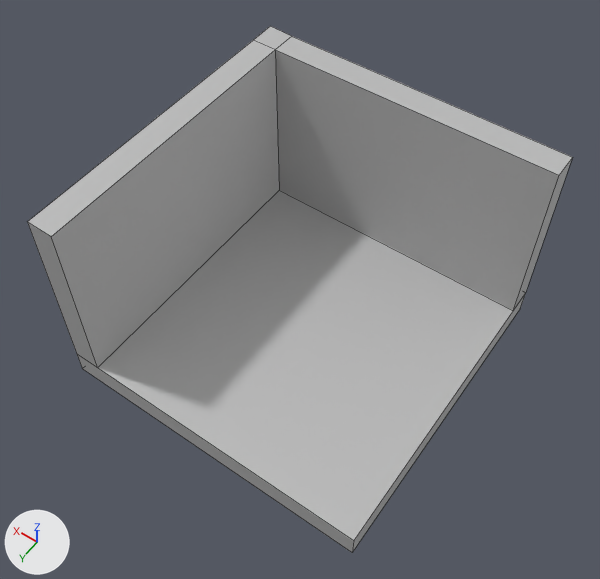
What one commit did to the FBX model Soul Searching/Assets/Mesh/Floors/Corners/BackLeftCorner.fbx.
Camera for both pictures: a 50 mm camera at (-2.58, 3.74, 6.43) aimed at (-0.02, 0.14, 0.78). Every picture has the same lights, and +X, +Y and +Z are marked at lower left. Mesh edges are drawn as thin lines. Where no turn or scale is listed for an object, it has been applied to the vertices.

The first picture shows 'Ground', 'Wall3'.
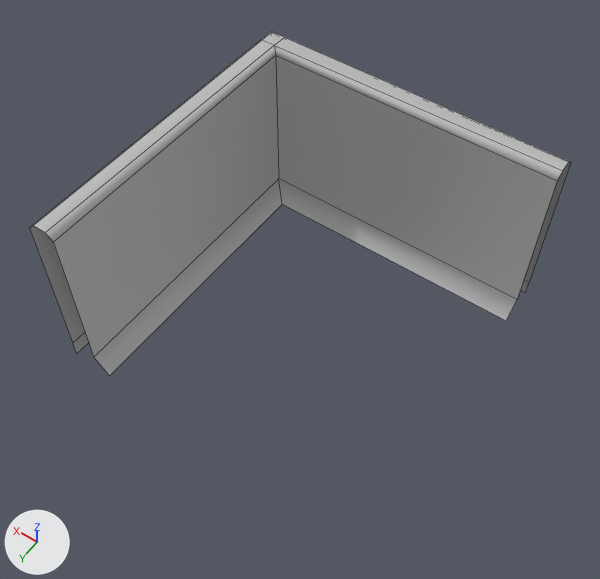
Location of each change, [x1, y1, x2, y2] in pixels of the pictures (600 x 579 px; the box of a moved part takes in the faces that stretch with it):
'Wall3', reshaped, turned: before [28, 26, 573, 368]; after [29, 32, 570, 376]
'Ground', deleted: before [77, 190, 525, 552]
part 1 of me_mesh_001, moved or reshaped: before [28, 26, 573, 368]; after [29, 32, 570, 376]

Patch to the scene script:
```diff
--- a/Soul Searching/Assets/Mesh/Floors/Corners/BackLeftCorner.fbx.py
+++ b/Soul Searching/Assets/Mesh/Floors/Corners/BackLeftCorner.fbx.py
@@ me_mesh_001 @@
 # used by ob_wall3; location = (0.0, 0.0, 1.007); rotation_euler = (1.571, 0.0, -1.571), in degrees (90, 0, -90); scale = (0.01, 0.01, 0.01)
-me_mesh_001.from_pydata(...)  # 16 vertices, 14 faces; spans x -150.0..150.0, y -88.0..88.0, z -150.0..150.0
+me_mesh_001.from_pydata(...)  # 32 vertices, 21 faces; spans x -150.0..150.0, y -88.0..88.0, z -150.0..150.0
+# me_mesh_001 part 1
+# 13 vertices are removed from x -150.0..150.0, y -88.0..88.0, z -150.0..150.0
+# 14 faces are deleted
+# 24 vertices are added at x -150.0..150.0, y -88.0..88.0, z -150.0..150.0
+# 5 new vertices lie (0.0, 0.0, 274.0) away from vertices in x 124.0..150.0, y -88.0..82.0, z -150.0
+# 21 new faces join them
+# me_mesh_001 part 2: the surface is now shaded smooth
 me_mesh_001.materials.append(mat_lambert2)
@@ ob_wall3 @@
 ob_wall3.location = (0.0, 0.0, 1.007)
-ob_wall3.rotation_euler = (1.571, 0.0, -1.571)  # degrees (90, 0, -90)
+ob_wall3.rotation_euler = (1.571, 0.0, 0.0)  # degrees (90, 0, 0)
 ob_wall3.scale = (0.01, 0.01, 0.01)
@@ ob_ground @@
-ob_ground = bpy.data.objects.new('Ground', me_mesh)
-ob_ground.location = (0.0, 0.0, 0.0)
```
